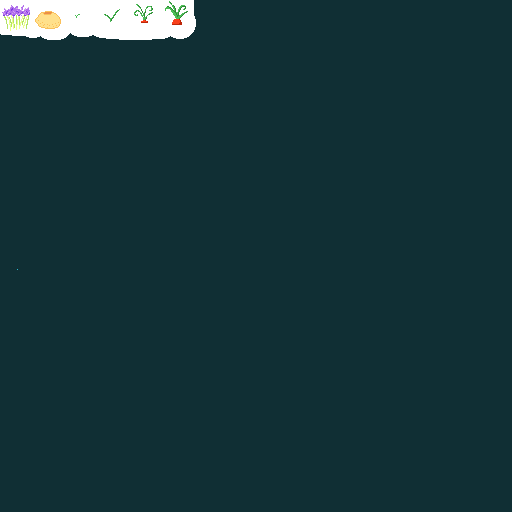
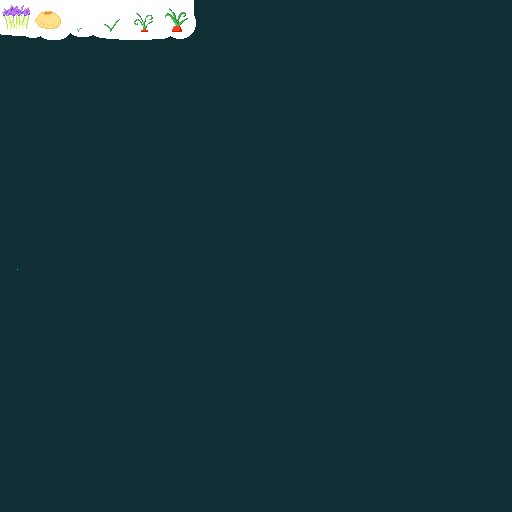
Before/after of a 512x512 layered artwork. What changed in the layer stack:
painted on "Capa de pintura 2" over [75, 1, 188, 32]
painted on "Capa de pintura 1" over [75, 1, 188, 32]
